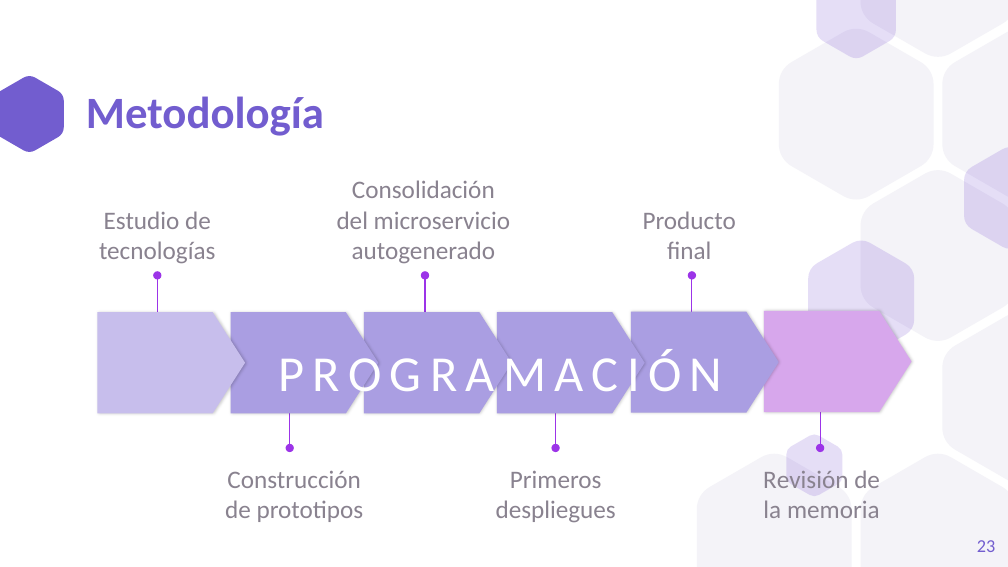
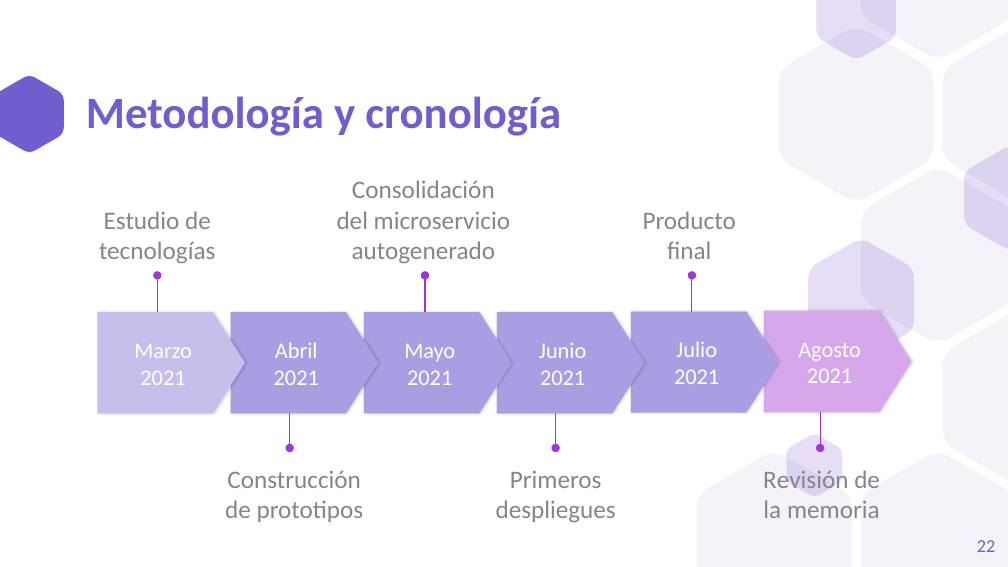
Before and after one commit to a1ex9788/TFG, a slide deck: slide 22 of TFG_AlejandroCarrion.pptx (slide 23 before the commit). Drawn at 1008x567 pixels with LibreOffice and Linux fonts; fonts in the diff are those of the drawing. Boxes give left, top, right and bottom in pixels: in the first picture for what was removed or moved away, otherwise in the second. Text is boxed around its words. In the diff, an @@ line names an element or a change of style, - is before the commit and + after.

```diff
--- a/TFG_AlejandroCarrion.pptx
+++ b/TFG_AlejandroCarrion.pptx
@@ title at [86, 96, 561, 136]: text changed @@
-Metodología
+Metodología y cronología
@@ text in pentagon arrow at [134, 344, 192, 385]: text added @@
+Marzo
+2021
@@ text in pentagon arrow at [274, 342, 319, 385]: text added @@
+Abril
+2021
@@ text removed at [279, 350, 723, 403] @@
-PROGRAMACIÓN
@@ text in pentagon arrow at [404, 344, 455, 385]: text added @@
+Mayo
+2021
@@ text in pentagon arrow at [539, 343, 586, 385]: text added @@
+Junio
+2021
@@ text in pentagon arrow at [674, 341, 719, 384]: text added @@
+Julio
+2021
@@ text in pentagon arrow at [798, 343, 861, 383]: text added @@
+Agosto
+2021
@@ page number at [977, 540, 995, 552]: text changed @@
-23
+22
```
Also in this commit, not shown: 8 other slides changed, 1 slide removed.
